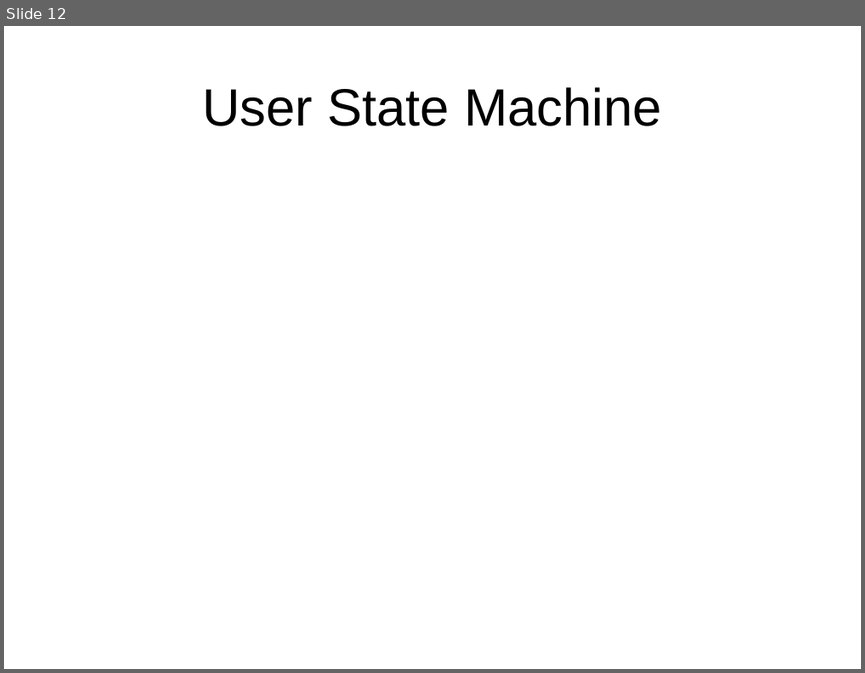
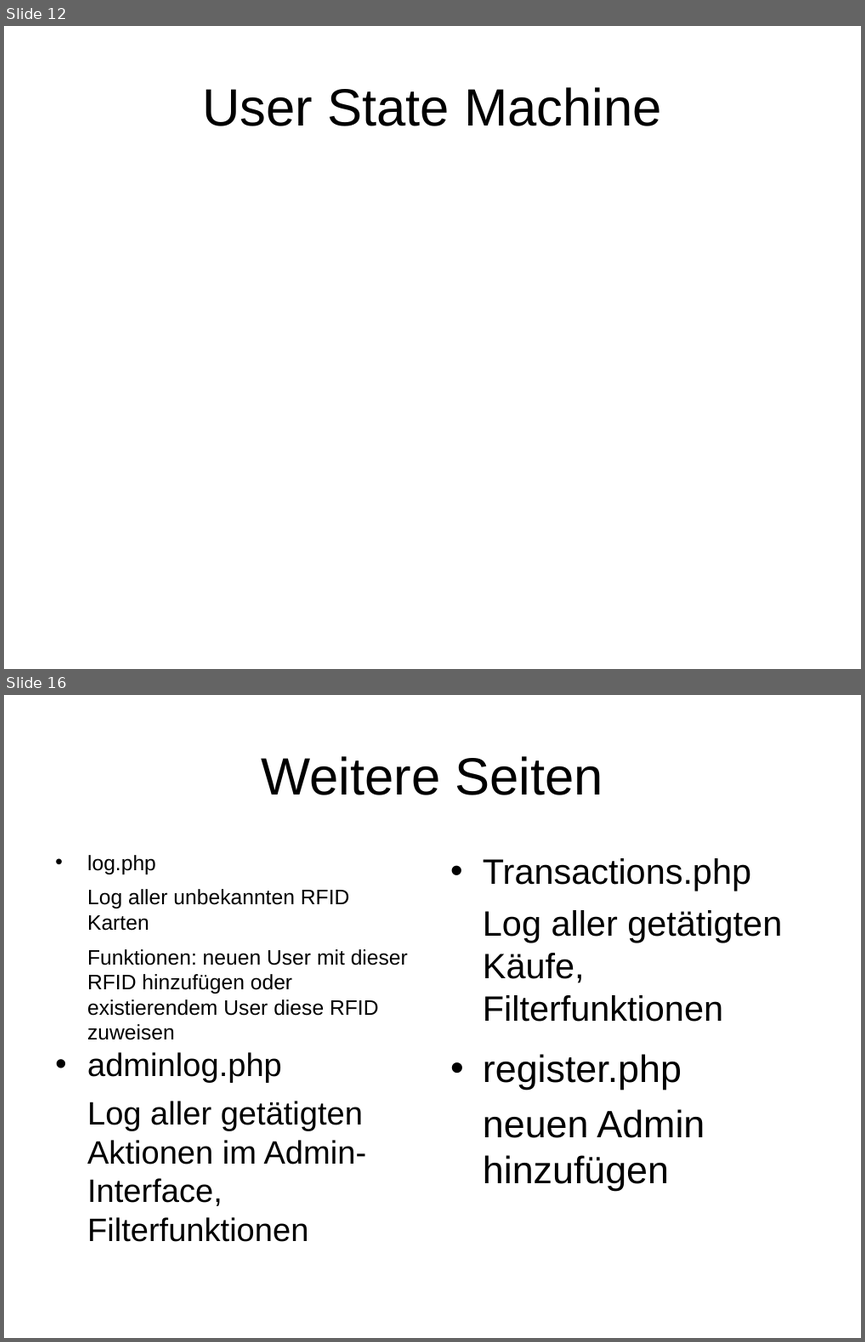
Before and after one commit to Killjen/matomat, a slide deck: präsi.odp. Shown one above the other, each under a label of ours: slide 12 before the commit, slides 12 and 16 after it; the slides between them are not shown. The pictures are 865x673 and 865x1342 pixels, drawn with LibreOffice and Linux fonts; fonts in the diff are those of the drawing; background and template pictures are left out. Boxes give left, top, right and bottom in pixels: in the first picture for what was removed or moved away, otherwise in the second. Text is boxed around its words. In the diff, an @@ line names an element or a change of style, - is before the commit and + after.

Commit message:
presentation

```diff
--- a/präsi.odp
+++ b/präsi.odp
@@ slide 16 added at [4, 695, 861, 1338], background picture (left out) @@
@@ title added at [261, 756, 602, 795], 44 pt, text #000000 @@
+Weitere Seiten
@@ text added at [87, 855, 408, 1015], 17.6 pt, text #000000 @@
+• log.php
+Log aller unbekannten RFID Karten
+Funktionen: neuen User mit dieser RFID hinzufügen oder existierendem User diese RFID zuweisen
@@ text added at [483, 858, 782, 1021], 29.6 pt, text #000000 @@
+• Transactions.php
+Log aller getätigten Käufe, Filterfunktionen
@@ text added at [87, 1052, 367, 1206], 27.2 pt, text #000000 @@
+• adminlog.php
+Log aller getätigten Aktionen im Admin-Interface, Filterfunktionen
@@ text added at [483, 1054, 704, 1191], 32 pt, text #000000 @@
+• register.php
+neuen Admin hinzufügen
```
Also in this commit, not shown: 1 slide changed, 3 other slides added.
